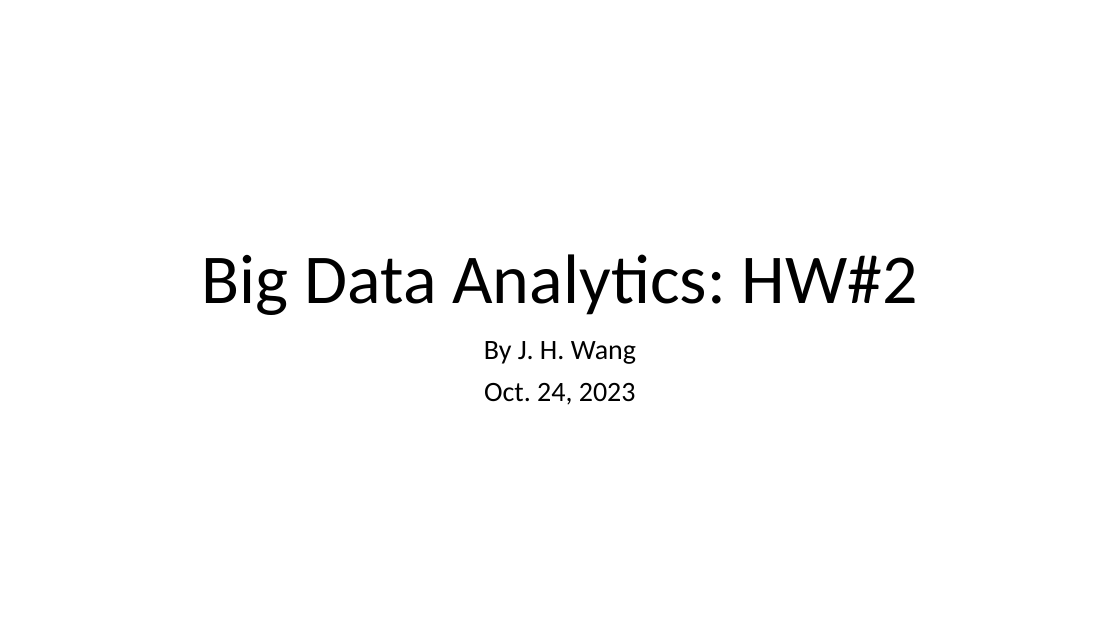
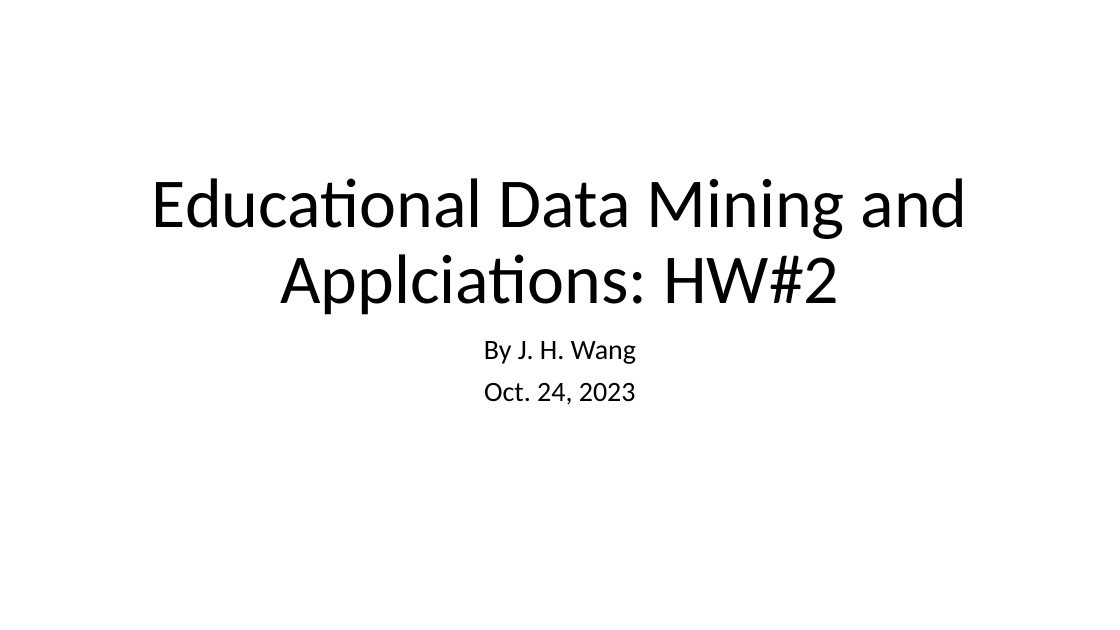
Before and after one commit to chriswjh/chriswjh.github.io, a slide deck: slide 1 of EDM/HW2.pptx. Drawn at 1120x630 pixels with LibreOffice and Linux fonts; fonts in the diff are those of the drawing. Boxes give left, top, right and bottom in pixels: in the first picture for what was removed or moved away, otherwise in the second. Text is boxed around its words. In the diff, an @@ line names an element or a change of style, - is before the commit and + after.

```diff
--- a/EDM/HW2.pptx
+++ b/EDM/HW2.pptx
@@ title at [152, 178, 968, 315]: text changed @@
-Big Data Analytics: HW#2
+Educational Data Mining and Applciations: HW#2
```
Also in this commit, not shown: 2 other files.
